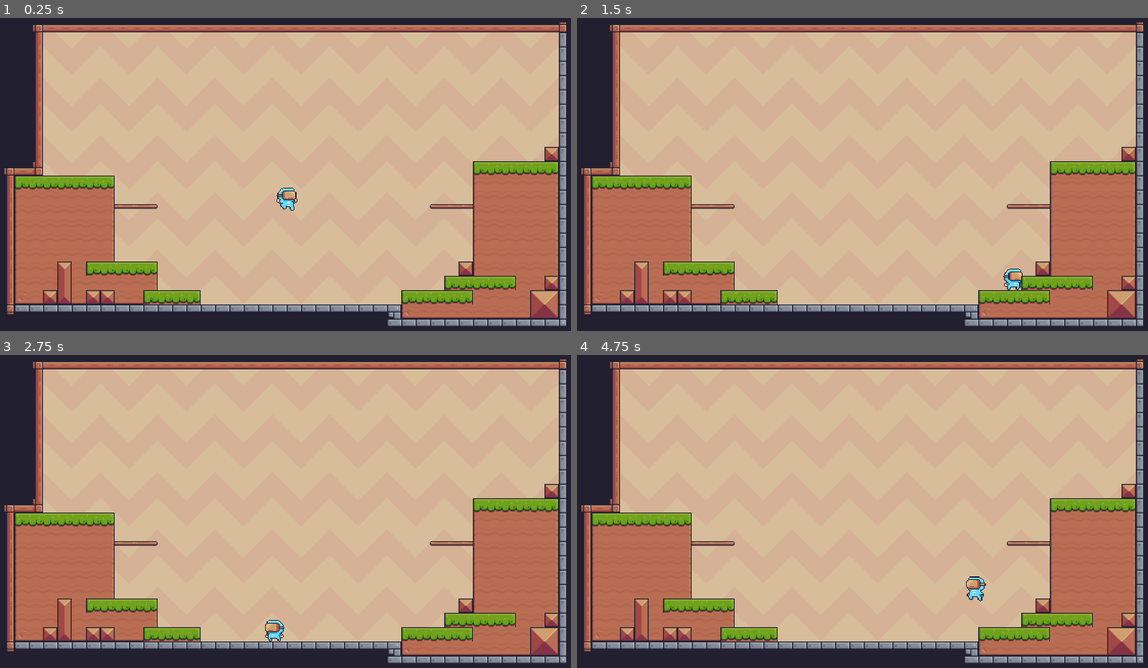
Above: before the commit, frames 1-4 (two rows, left to right).
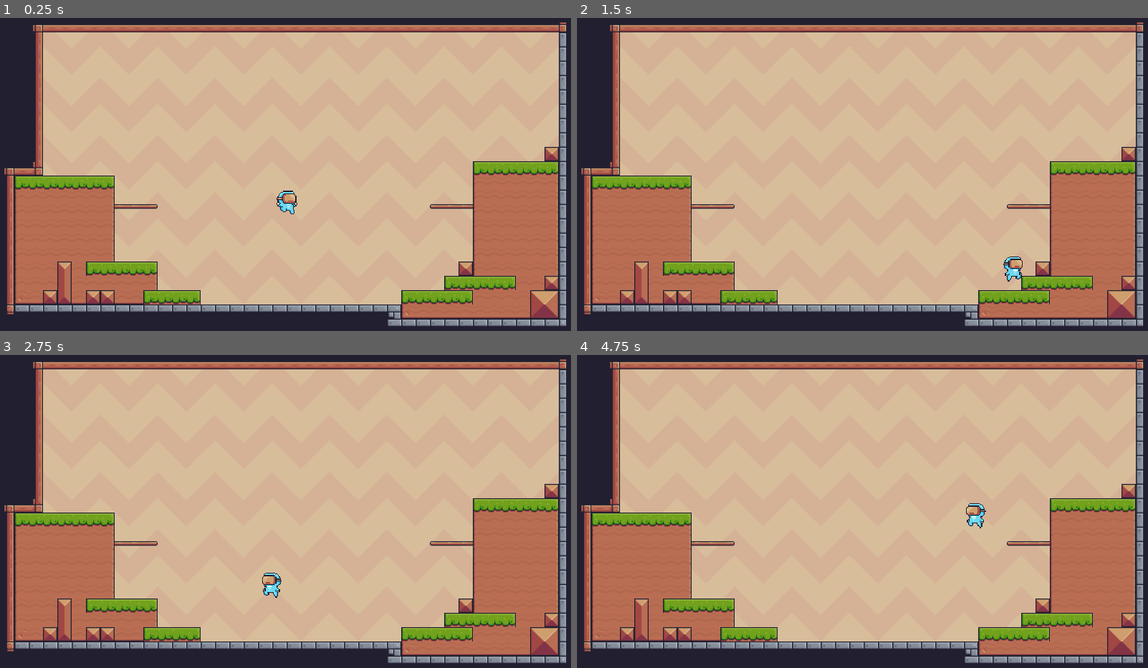
Above: after the commit, the same moments.

Repository: Pnsadeghy/2d_platformer_game_godot
Game: Godot game, scene res://scenes/levels/level_0001.tscn
Same seed, same stepped clock (60 frames per second), same inputs: the game is played once before the commit and once after it.
Inputs:
- Up to frame 1 (0.25 s): no input
- Up to frame 2 (1.5 s): hold Space (jump) 0.53-1.28 s; hold Right (right) from 0.53 s (still down); tap Space (jump) at 1.35 s
- Up to frame 3 (2.75 s): tap Space (jump) at 1.52, 1.82 s; release Right (right) at 2.03 s; hold Left (left) from 2.03 s (still down); hold Space (jump) from 2.03 s (still down)
- Up to frame 4 (4.75 s): release Left (left) at 2.78 s; release Space (jump) at 2.78 s; hold Right (right) 2.78-4.28 s; tap Space (jump) at 2.85, 3.02, 3.32, 4.35, 4.52 s; hold Space (jump) 3.53-4.28 s; hold Left (left) from 4.28 s (still down)

The runs differ from the first frame. In frame 1, 0.2% of the frame differs, in the area x 48-53%, y 54-63%; in frame 2, 0.3%; in frame 3, 0.4%; in frame 4, 0.4%, in the area x 68-72%, y 47-79%.

Commit message:
Fix Smooth gameplay

Diff:
--- a/entities/player/player.gd
+++ b/entities/player/player.gd
@@ -5,15 +5,15 @@
 @onready var jump_timer := $JumpTimer
 
 func _process(delta):
-	super._process(delta)
-
 	if Input.is_action_pressed("jump") and !jump_requested:
 		Input.action_release("jump")
 		jump_requested = true
 		if !is_on_floor():
 			jump_timer.start()
 
-	movement_x = Input.get_axis("left", "right")
+	horizontal_movement = Input.get_axis("left", "right")
+
+	super._process(delta)
 
 func on_jump():
 	super.on_jump()
--- a/entities/player/player.tscn
+++ b/entities/player/player.tscn
@@ -10,11 +10,6 @@
 [node name="Player" type="CharacterBody2D"]
 collision_layer = 2
 script = ExtResource("1_fgh8r")
-move_speed = null
-jump_force = null
-fall_gravity_scale = null
-jump_gravity_scale = null
-wall_gravity_scale = null
 
 [node name="WallChecker" type="RayCast2D" parent="."]
 position = Vector2(0, 4)
@@ -24,7 +19,7 @@
 texture_filter = 1
 sprite_frames = ExtResource("2_b3lww")
 animation = &"idle"
-frame_progress = 0.767695
+frame_progress = 0.831113
 
 [node name="CollisionShape2D" type="CollisionShape2D" parent="."]
 position = Vector2(0, 4)
--- a/modules/state_machine/State.gd
+++ b/modules/state_machine/State.gd
@@ -18,7 +18,7 @@
 	return true
 
 func on_physics_process(delta):
-	return true
+	pass
 
 func on_animation_finished():
 	pass
--- a/modules/state_machine/StateCharacter.gd
+++ b/modules/state_machine/StateCharacter.gd
@@ -7,11 +7,11 @@
 @export var jump_force := 300.0
 @export var fall_gravity_scale := 980.0
 @export var jump_gravity_scale := 600.0
-@export var wall_gravity_scale := 100.0
+@export var wall_gravity_scale := 50.0
 
 # variables
 var state_machine: StateMachine
-var movement_x := 0.0
+var horizontal_movement := 0.0
 var facing_right := true
 
 var jump_requested := false
@@ -67,11 +67,11 @@
 func play_animation(name: String):
 	animator.play(name)
 
-func set_movement_x():
-	velocity.x = movement_x * move_speed
-
 func is_facing_wall():
 	return wall_checker.is_colliding()
+
+func wall_distance():
+	return global_position.distance_to(wall_checker.get_collision_point())
 
 func check_flip():
 	if velocity.x == 0: return
@@ -86,3 +86,6 @@
 
 func on_jump():
 	jump_requested = false
+
+func set_vertical_movement():
+	velocity.x = horizontal_movement * move_speed
--- a/modules/state_machine/states/character/IdleState.gd
+++ b/modules/state_machine/states/character/IdleState.gd
@@ -7,12 +7,13 @@
 	animation_name = "idle"
 
 func on_enter():
+	super.on_enter()
 	entity.velocity = Vector2.ZERO
 
 func on_process(delta):
 	if !super.on_process(delta): return false
 
-	if entity.movement_x != 0:
+	if entity.horizontal_movement != 0:
 		state_machine.change_state(entity.move_state)
 		return false
 
--- a/modules/state_machine/states/character/JumpState.gd
+++ b/modules/state_machine/states/character/JumpState.gd
@@ -3,9 +3,12 @@
 class_name JumpState
 
 func on_enter():
-	entity.velocity.y = -entity.jump_force
+	super.on_enter()
+
 	entity.on_jump()
 
-func on_process(delta):
+func on_physics_process(delta):
+	super.on_physics_process(delta)
+
+	entity.velocity.y = -entity.jump_force
 	state_machine.change_state(entity.air_state)
-	return false
--- a/modules/state_machine/states/character/MoveState.gd
+++ b/modules/state_machine/states/character/MoveState.gd
@@ -9,10 +9,13 @@
 func on_process(delta):
 	if !super.on_process(delta): return false
 
-	if entity.movement_x == 0:
+	if entity.horizontal_movement == 0:
 		state_machine.change_state(entity.idle_state)
 		return false
 
-	entity.set_movement_x()
+	return true
 
-	return true
+func on_physics_process(delta):
+	super.on_physics_process(delta)
+
+	entity.set_vertical_movement()
--- a/modules/state_machine/states/character/OnAirState.gd
+++ b/modules/state_machine/states/character/OnAirState.gd
@@ -8,9 +8,13 @@
 	if entity.is_facing_wall():
 		state_machine.change_state(entity.on_wall_state)
 		return false
-	if entity.movement_x != 0:
-		entity.set_movement_x()
-	else:
-		entity.velocity.x = lerp(entity.velocity.x, 0.0, 0.01)
 
 	return true
+
+func on_physics_process(delta):
+	super.on_physics_process(delta)
+
+	if entity.horizontal_movement != 0:
+		entity.set_vertical_movement()
+	else:
+		entity.velocity.x = lerp(entity.velocity.x, 0.0, 0.05)
--- a/modules/state_machine/states/character/OnWallState.gd
+++ b/modules/state_machine/states/character/OnWallState.gd
@@ -2,9 +2,11 @@
 
 class_name OnWallState
 
-func _init(state_machine, entity):
-	super._init(state_machine, entity)
-	animation_name = "on_wall"
+var animation_set := false
+
+func on_enter():
+	super.on_enter()
+	animation_set = false
 
 func on_process(delta):
 	if !super.on_process(delta): return
@@ -17,7 +19,13 @@
 		state_machine.change_state(entity.wall_jump_state)
 		return false
 
+	if !animation_set and entity.velocity.y > 0:
+		if entity.wall_distance() <= 10:
+			animation_set = true
+			entity.play_animation("on_wall")
+
+func on_physics_process(delta):
+	super.on_physics_process(delta)
+
 	if entity.velocity.y > 0:
-		entity.velocity.y = lerp(entity.velocity.y, entity.wall_gravity_scale, 0.1)
-
-	entity.set_movement_x()
+		entity.velocity.y = lerp(entity.velocity.y, entity.wall_gravity_scale, 0.5)
--- a/modules/state_machine/states/character/WallJumpState.gd
+++ b/modules/state_machine/states/character/WallJumpState.gd
@@ -11,7 +11,7 @@
 	timer = Timer.new()
 	timer.name = "WallJumpTimer"
 	timer.one_shot = true
-	timer.wait_time = 0.75
+	timer.wait_time = 0.4
 	entity.add_child(timer)
 	timer.timeout.connect(on_timeout)
 
@@ -28,8 +28,9 @@
 	if !super.on_process(delta): return false
 
 	if can_change_state:
-		entity.air_state.gravity_force = 1.1
+		entity.air_state.gravity_force = 2
 		state_machine.change_state(entity.air_state)
+		return false
 
 	return true
 
--- a/modules/state_machine/states/parent/AirState.gd
+++ b/modules/state_machine/states/parent/AirState.gd
@@ -2,21 +2,14 @@
 
 class_name AirState
 
-var set_gravity := true
 var gravity_force := 1.0
 
 func on_process(delta):
-	if !super.on_process(delta): return false
+	super.on_process(delta)
 
 	if entity.is_on_floor():
 		state_machine.change_state(entity.idle_state)
 		return false
-
-	if set_gravity:
-		if entity.velocity.y > 0:
-			entity.velocity.y += entity.fall_gravity_scale * gravity_force * delta
-		else:
-			entity.velocity.y += entity.jump_gravity_scale * delta
 
 	if animation_name == '':
 		if entity.velocity.y > 0:
@@ -26,5 +19,13 @@
 
 	return true
 
+func on_physics_process(delta):
+	super.on_physics_process(delta)
+
+	if entity.velocity.y > 0:
+		entity.velocity.y += entity.fall_gravity_scale * gravity_force * delta
+	else:
+		entity.velocity.y += entity.jump_gravity_scale * delta
+
 func on_exit():
 	gravity_force = 1.0
--- a/modules/state_machine/states/parent/GroundState.gd
+++ b/modules/state_machine/states/parent/GroundState.gd
@@ -3,14 +3,14 @@
 class_name GroundState
 
 func on_process(delta):
-	if !super.on_process(delta): return false
+	super.on_process(delta)
+
+	if entity.jump_requested:
+		state_machine.change_state(entity.jump_state)
+		return false
 
 	if !entity.is_on_floor():
 		state_machine.change_state(entity.air_state)
 		return false
 
-	if entity.jump_requested:
-		state_machine.change_state(entity.jump_state)
-		return false
-
 	return true
